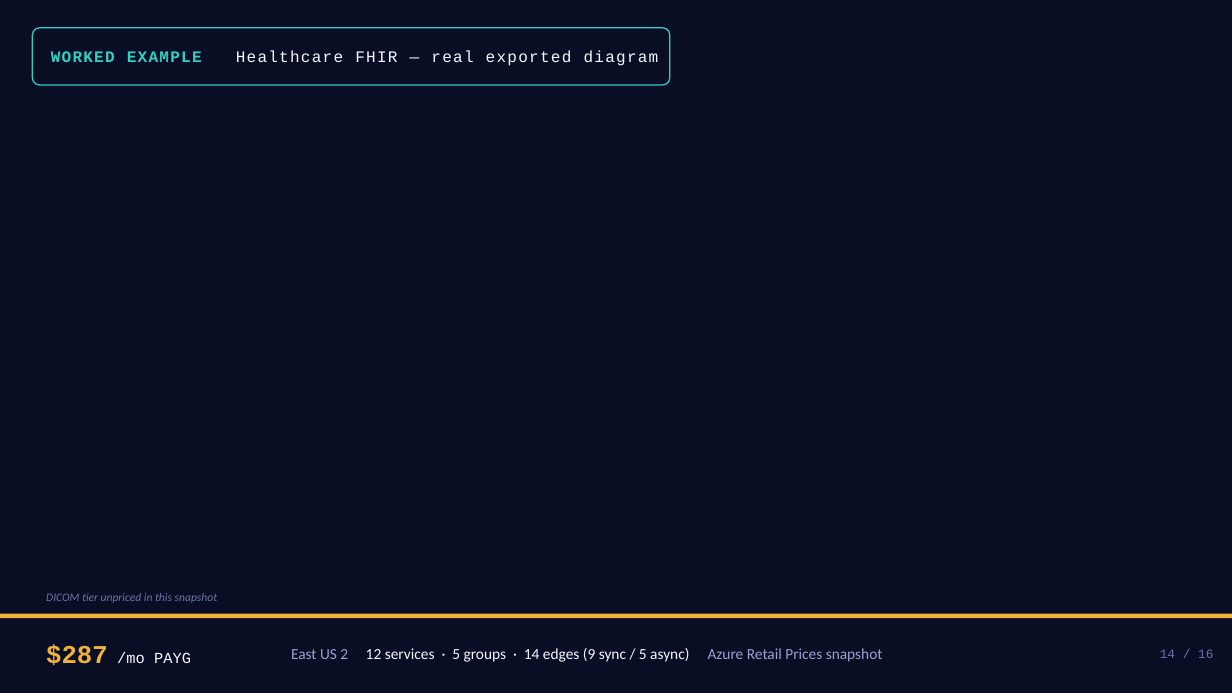
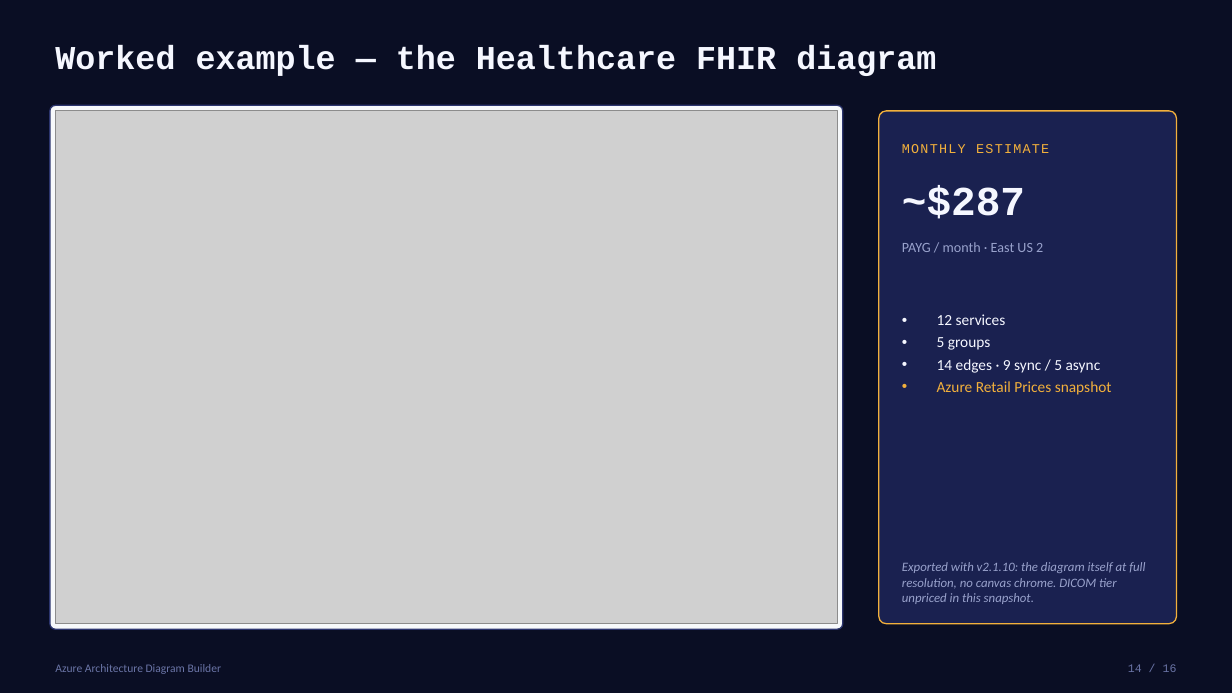
Before and after one commit to Arturo-Quiroga-MSFT/azure-architecture-diagram-builder, a slide deck: slide 14 of decks/diagram-generation/How-Diagrams-Are-Generated-Technical.pptx. Drawn at 1232x693 pixels with LibreOffice and Linux fonts; fonts in the diff are those of the drawing; grey boxes stand for pictures; background and template pictures are left out. Boxes give left, top, right and bottom in pixels: in the first picture for what was removed or moved away, otherwise in the second. Text is boxed around its words. In the diff, an @@ line names an element or a change of style, - is before the commit and + after.

```diff
--- a/decks/diagram-generation/How-Diagrams-Are-Generated-Technical.pptx
+++ b/decks/diagram-generation/How-Diagrams-Are-Generated-Technical.pptx
@@ text at [55,45,936,76]: text changed; size 12.5 to 26 pt; bold on @@
-WORKED EXAMPLE Healthcare FHIR — real exported diagram
+Worked example — the Healthcare FHIR diagram
@@ rounded rectangle: place and size @@
-rounded rectangle at [32,28,670,85]
+rounded rectangle at [50,105,843,629]
@@ rounded rectangle at [50,105,843,629]: fill #0A0E24 at 86% opacity to #F7F9FB; outline #2FD1C0 1 pt to #2C356E 1 pt; proportions changed @@
@@ picture added at [55,111,837,624] @@
@@ rounded rectangle added at [879,111,1177,624], fill #1A2150, outline #F2B03C 1 pt @@
@@ text added at [902,144,1049,153], 10.5 pt, text #F2B03C @@
+MONTHLY ESTIMATE
@@ text at [902,185,1025,219]: text changed; size 12 to 32 pt; bold on @@
-$287 /mo PAYG
+~$287
@@ text added at [902,242,1043,252], 11 pt, text #99A2CC @@
+PAYG / month · East US 2
@@ text at [937,314,1112,395]: text changed @@
-East US 2 12 services · 5 groups · 14 edges (9 sync / 5 async) Azure Retail Prices snapshot
+• 12 services
+• 5 groups
+• 14 edges · 9 sync / 5 async
+• Azure Retail Prices snapshot
@@ text "Exported with v2.1.10: the diagram ..." at [902,562,1145,604]: vertical alignment middle to bottom @@
@@ text at [902,562,1145,604]: text changed; size 9 to 10 pt; text colour #6A74A6 to #99A2CC @@
-DICOM tier unpriced in this snapshot
+Exported with v2.1.10: the diagram itself at full resolution, no canvas chrome. DICOM tier unpriced in this snapshot.
@@ rectangle removed at [0,614,1232,693] @@
@@ rectangle removed at [0,614,1232,618] @@
@@ text "14 / 16": place and size @@
-text "14 / 16" at [1160,649,1213,658]
+text "14 / 16" at [1128,664,1177,672]
@@ text "14 / 16" at [1128,664,1177,672]: size 10 to 9 pt @@
@@ text added at [55,664,221,674], 9 pt, text #6A74A6 @@
+Azure Architecture Diagram Builder
```
Also in this commit, not shown: 10 other slides changed, 8 other files.
